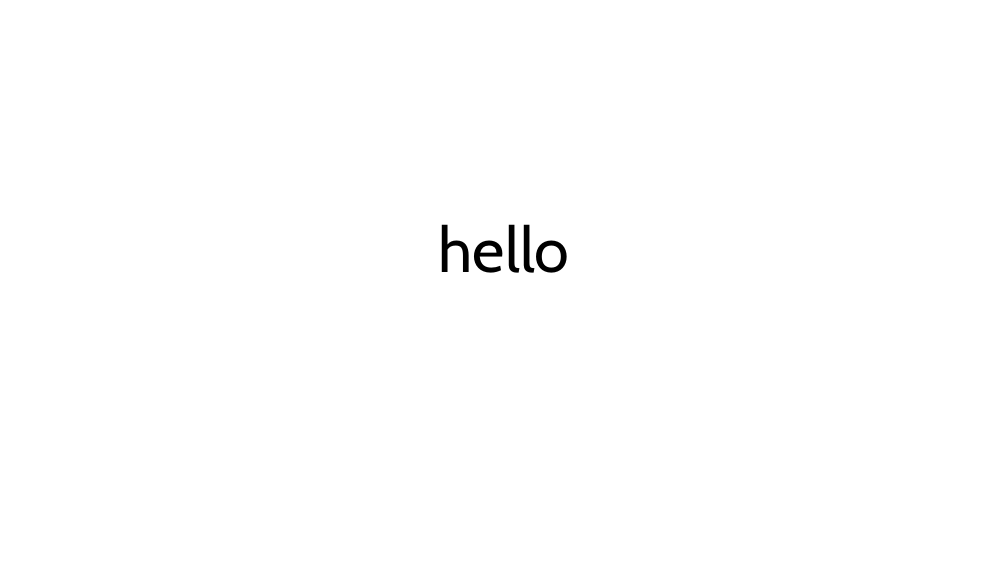
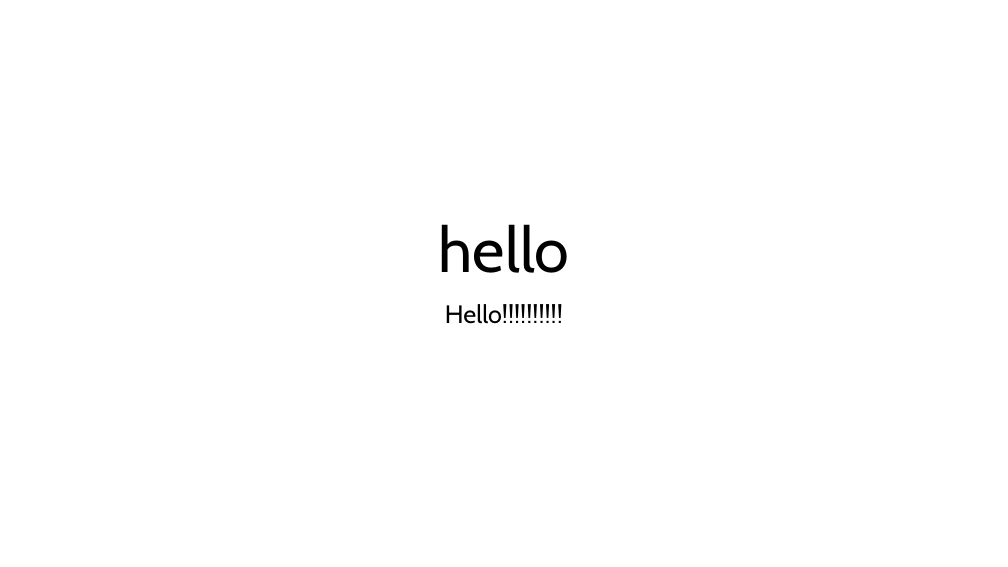
Before and after one commit to BaevaDiana/sha256_hashfiles, a slide deck: slide 1 of files/nom4.pptx. Drawn at 1008x567 pixels with LibreOffice and Linux fonts; fonts in the diff are those of the drawing. Boxes give left, top, right and bottom in pixels: in the first picture for what was removed or moved away, otherwise in the second. Text is boxed around its words. In the diff, an @@ line names an element or a change of style, - is before the commit and + after.

```diff
--- a/files/nom4.pptx
+++ b/files/nom4.pptx
@@ subtitle added at [445,304,563,324], 24 pt, text #000000 @@
+Hello!!!!!!!!!!
```
Also in this commit, not shown: 6 other files.
